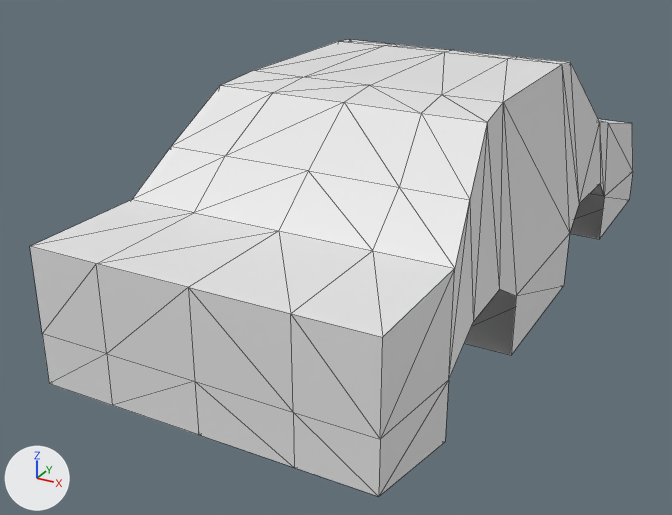
An edit to the glTF model assets/models/car_one.glb, drawn before and after from the same camera.
One viewpoint serves both versions: a 50 mm lens placed at (2.48, -5.96, 3.04), pointed at (-0.36, -0.8, 0.47). Every picture has the same lights, and +X, +Y and +Z are marked at lower left. Mesh edges are drawn as thin lines. Materials are left out; every surface is plain grey. Where no turn or scale is listed for an object, it has been applied to the vertices. Vertices at the same position are counted once.

The older version as bpy lines, for what is in view:
```python
me_mesh_0 = bpy.data.meshes.new('Mesh_0')
me_mesh_0.from_pydata(...)  # 118 vertices, 200 faces; spans x -1.0..1.0, y -2.88..2.12, z -0.56..1.0
me_mesh_0.materials.append(mat_material_0)
ob_cuboid = bpy.data.objects.new('cuboid', me_mesh_0)
ob_cuboid.location = (0.0, 0.0, 0.75)
```
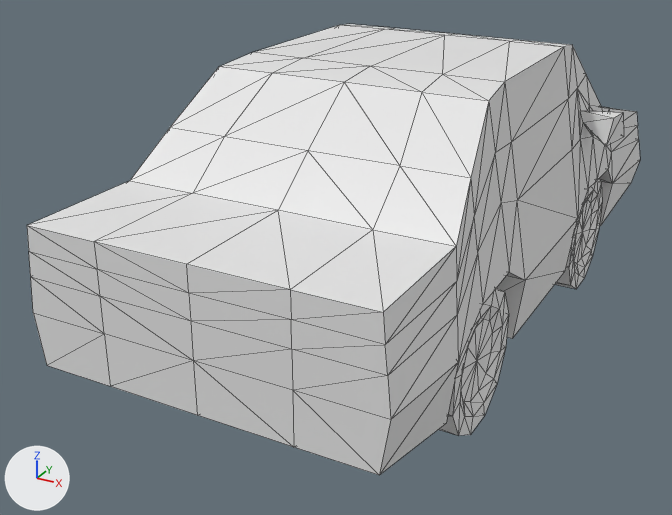
Pixel boxes [x1, y1, x2, y2] of what changed, in the pictures (672 x 515 px):
'cuboid', reshaped, moved: before [30, 40, 633, 496]; after [27, 24, 640, 475]
'cylinder.003', added: after [438, 288, 509, 435]
'cylinder.001', added: after [555, 179, 602, 289]
part 1 of me_mesh_0, built on: before [30, 62, 633, 496]; after [27, 45, 640, 475]

The change, as a list of edits to the scene's bpy script:
```text
Change me_mesh_0:
    used by ob_cuboid; location = (0.0, 0.0, 0.75)
    remove me_mesh_0.from_pydata(...)  # 118 vertices, 200 faces; spans x -1.0..1.0, y -2.88..2.12, z -0.56..1.0
    add me_mesh_0.from_pydata(...)  # 219 vertices, 436 faces; spans x -1.21..1.21, y -2.88..2.12, z -0.56..1.0
    me_mesh_0 part 1
    25 vertices are removed from x -1.0..1.0, y -2.88..2.12, z -0.3..0.12
    86 faces are deleted
    5 vertices in x -1.0..1.0, y 2.12, z -0.56 move by (0.0, -0.03, 0.04)
    2 vertices move within x -0.56..0.56, y 1.09, z -0.56
    112 vertices are added at x -1.21..1.21, y -2.88..2.12, z -0.56..0.74
    8 new vertices lie (0.49, 0.0, 0.0) away from vertices in x -1.05..0.56, y -2.88..2.12, z -0.3..-0.07
    6 new vertices lie (0.0, 1.14, 0.0) away from vertices in x -1.05..1.05, y -1.04, z -0.16..0.66
    322 new faces join them
Add me_mesh_3:
    me_mesh_3.from_pydata(...)  # 50 vertices, 96 faces; spans x 0.062..0.438, y -0.419..0.419, z -0.419..0.419
Add me_mesh_1:
    me_mesh_1.from_pydata(...)  # 50 vertices, 96 faces; spans x 0.062..0.438, y -0.419..0.419, z -0.419..0.419
Change ob_cuboid:
    ob_cuboid.location: (0.0, 0.0, 0.75) -> (0.0, 0.0, 0.866)
Add ob_cylinder_003:
    ob_cylinder_003 = bpy.data.objects.new('cylinder.003', me_mesh_3)
    ob_cylinder_003.location = (0.562, -1.578, 0.412)
Add ob_cylinder_001:
    ob_cylinder_001 = bpy.data.objects.new('cylinder.001', me_mesh_1)
    ob_cylinder_001.location = (0.562, 0.609, 0.412)
```
